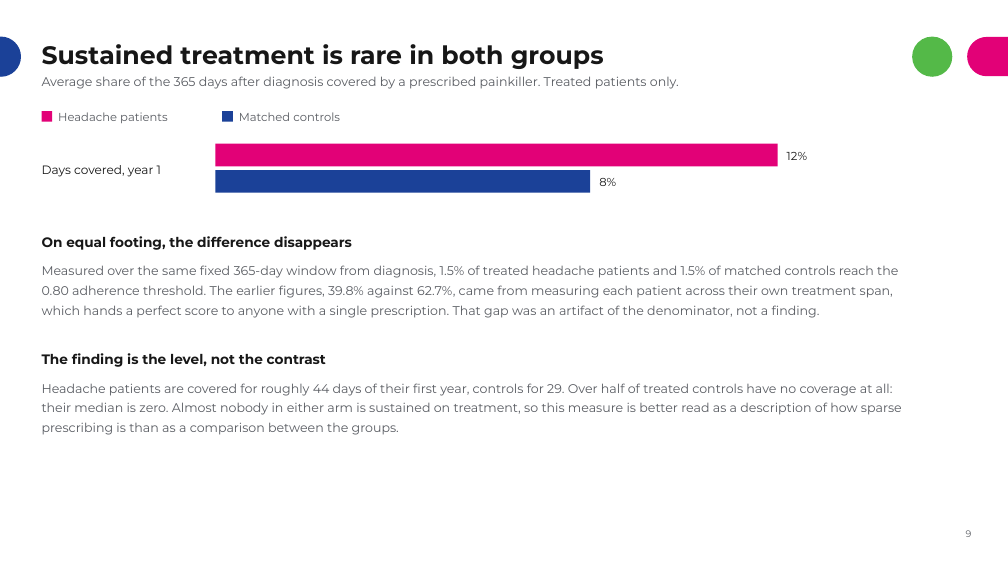
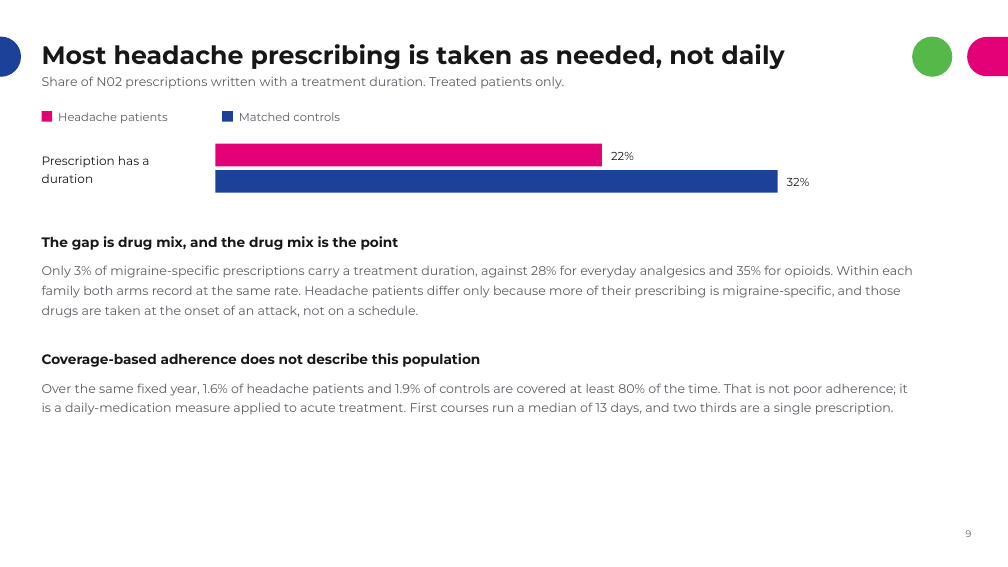
Before and after one commit to rj-irvine/de-migraine, a slide deck: slide 10 of documents/DE_Migraine_Treatment_Patterns_Summary.pptx. Drawn at 1008x567 pixels with LibreOffice and Linux fonts; fonts in the diff are those of the drawing. Boxes give left, top, right and bottom in pixels: in the first picture for what was removed or moved away, otherwise in the second. Text is boxed around its words. In the diff, an @@ line names an element or a change of style, - is before the commit and + after.

```diff
--- a/documents/DE_Migraine_Treatment_Patterns_Summary.pptx
+++ b/documents/DE_Migraine_Treatment_Patterns_Summary.pptx
@@ title at [42, 44, 784, 69]: text changed @@
-Sustained treatment is rare in both groups
+Most headache prescribing is taken as needed, not daily
@@ text at [42, 76, 564, 89]: text changed @@
-Average share of the 365 days after diagnosis covered by a prescribed painkiller. Treated patients only.
+Share of N02 prescriptions written with a treatment duration. Treated patients only.
@@ rectangle: place and size @@
-rectangle at [216, 144, 778, 166]
+rectangle at [216, 144, 602, 166]
@@ text at [42, 156, 149, 183]: text changed @@
-Days covered, year 1
+Prescription has a duration
@@ rectangle: place and size @@
-rectangle at [216, 170, 591, 193]
+rectangle at [216, 170, 778, 193]
@@ text at [611, 152, 634, 160]: text changed @@
-12%
+22%
@@ text at [787, 178, 810, 186]: text changed @@
-8%
+32%
@@ text at [42, 236, 399, 250]: text changed @@
-On equal footing, the difference disappears
+The gap is drug mix, and the drug mix is the point
@@ text at [42, 265, 912, 318]: text changed @@
-Measured over the same fixed 365-day window from diagnosis, 1.5% of treated headache patients and 1.5% of matched controls reach the 0.80 adherence threshold. The earlier figures, 39.8% against 62.7%, came from measuring each patient across their own treatment span, which hands a perfect score to anyone with a single prescription. That gap was an artifact of the denominator, not a finding.
+Only 3% of migraine-specific prescriptions carry a treatment duration, against 28% for everyday analgesics and 35% for opioids. Within each family both arms record at the same rate. Headache patients differ only because more of their prescribing is migraine-specific, and those drugs are taken at the onset of an attack, not on a schedule.
@@ text at [42, 353, 480, 367]: text changed @@
-The finding is the level, not the contrast
+Coverage-based adherence does not describe this population
@@ text at [42, 383, 907, 415]: text changed @@
-Headache patients are covered for roughly 44 days of their first year, controls for 29. Over half of treated controls have no coverage at all: their median is zero. Almost nobody in either arm is sustained on treatment, so this measure is better read as a description of how sparse prescribing is than as a comparison between the groups.
+Over the same fixed year, 1.6% of headache patients and 1.9% of controls are covered at least 80% of the time. That is not poor adherence; it is a daily-medication measure applied to acute treatment. First courses run a median of 13 days, and two thirds are a single prescription.
```
Also in this commit, not shown: 3 other slides changed.
